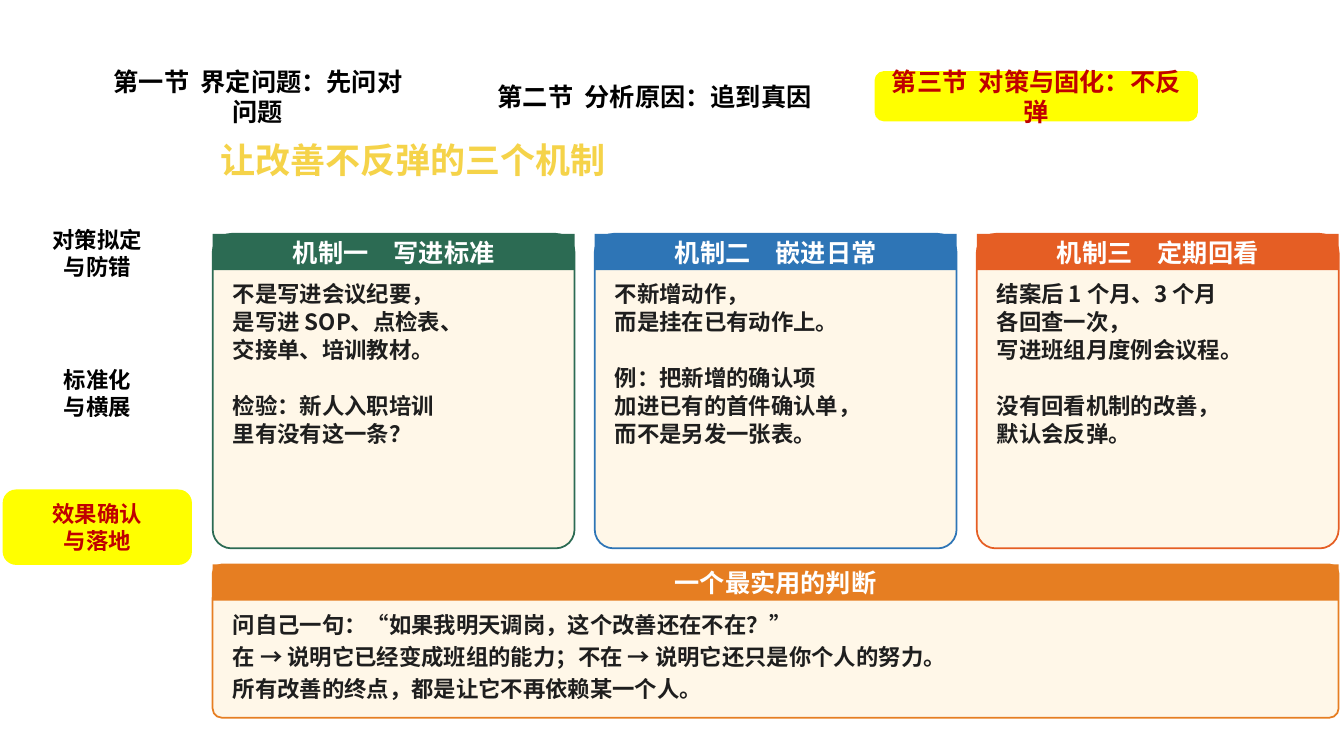
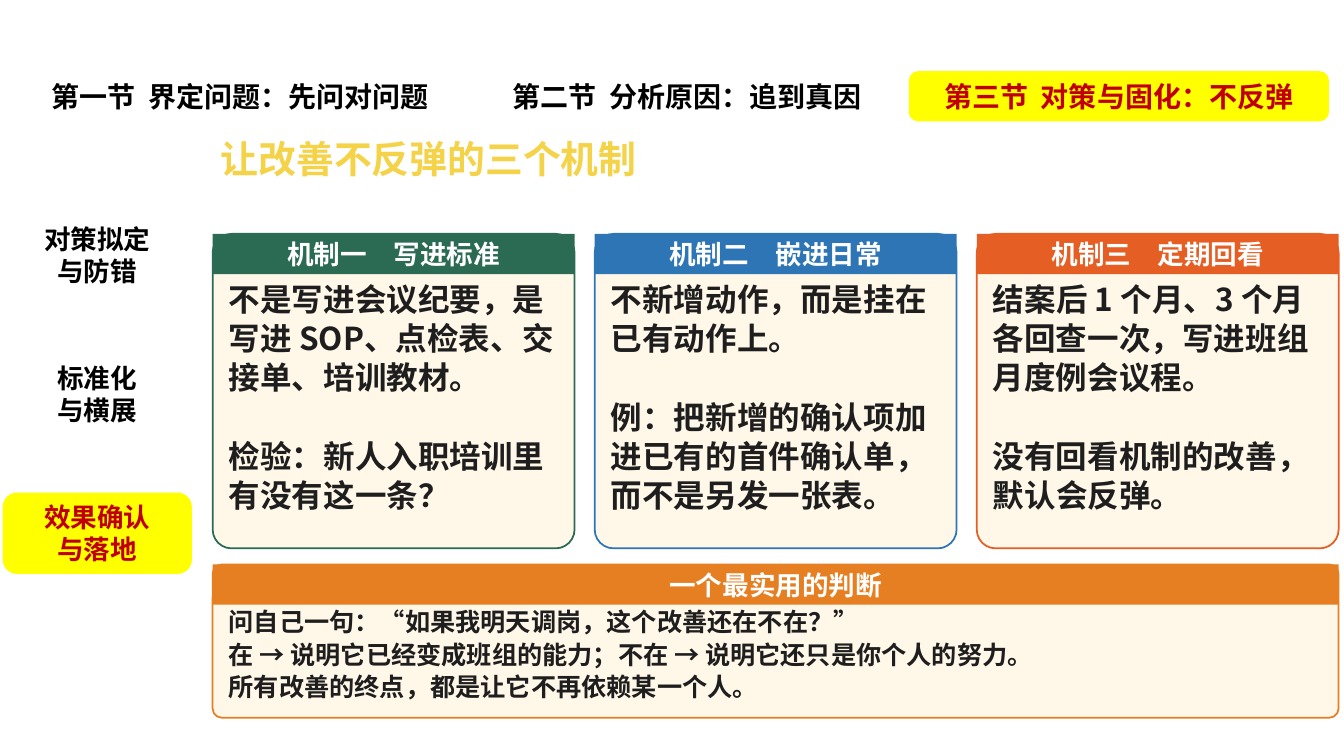
Before and after one commit to caixinyu2017-star/xixi, a slide deck: slide 43 of 管理技能课-问题分析与解决.pptx. Drawn at 1344x756 pixels with LibreOffice and Linux fonts; fonts in the diff are those of the drawing; background and template pictures are left out. Boxes give left, top, right and bottom in pixels: in the first picture for what was removed or moved away, otherwise in the second. Text is boxed around its words. In the diff, an @@ line names an element or a change of style, - is before the commit and + after.

```diff
--- a/管理技能课-问题分析与解决.pptx
+++ b/管理技能课-问题分析与解决.pptx
@@ text "问题分析与解决" moved from (x1=30, y1=0, x2=1311, y2=68) to (x1=10, y1=0, x2=1334, y2=68) @@
@@ text "问题分析与解决" at (x1=10, y1=0, x2=1334, y2=68): size 26 to 28 pt; alignment left to centre @@
@@ rounded rectangle "第一节 界定问题：先问对问题" resized from (x1=92, y1=73, x2=424, y2=120) to (x1=16, y1=73, x2=465, y2=120) @@
@@ rounded rectangle "第二节 分析原因：追到真因" resized from (x1=465, y1=73, x2=845, y2=120) to (x1=479, y1=73, x2=896, y2=120) @@
@@ size 18 to 20 pt in 3 elements at (x1=479, y1=73, x2=896, y2=120), (x1=16, y1=73, x2=465, y2=120), (x1=910, y1=73, x2=1328, y2=120) @@
@@ rounded rectangle "第三节 对策与固化：不反弹" resized from (x1=876, y1=73, x2=1197, y2=120) to (x1=910, y1=73, x2=1328, y2=120) @@
@@ text "让改善不反弹的三个机制" at (x1=221, y1=141, x2=637, y2=177): size 25 to 27 pt @@
@@ rounded rectangle "对策拟定" resized from (x1=4, y1=217, x2=191, y2=289) to (x1=4, y1=216, x2=191, y2=294) @@
@@ rectangle "机制一 写进标准" resized from (x1=213, y1=234, x2=575, y2=270) to (x1=213, y1=234, x2=575, y2=274) @@
@@ rectangle "机制二 嵌进日常" resized from (x1=595, y1=234, x2=957, y2=270) to (x1=595, y1=234, x2=957, y2=274) @@
@@ size 18 to 19 pt in 4 elements at (x1=213, y1=565, x2=1339, y2=605), (x1=213, y1=234, x2=575, y2=274), (x1=595, y1=234, x2=957, y2=274), (x1=977, y1=234, x2=1339, y2=274) @@
@@ rectangle "机制三 定期回看" resized from (x1=977, y1=234, x2=1339, y2=270) to (x1=977, y1=234, x2=1339, y2=274) @@
@@ text at (x1=229, y1=284, x2=553, y2=510): text changed; size 16 to 22.5 pt @@
-不是写进会议纪要，
-是写进 SOP、点检表、
-交接单、培训教材。
-检验：新人入职培训
-里有没有这一条？
+不是写进会议纪要，是写进 SOP、点检表、交接单、培训教材。
+检验：新人入职培训里有没有这一条？
@@ text at (x1=611, y1=284, x2=927, y2=510): text changed; size 16 to 22.5 pt @@
-不新增动作，
-而是挂在已有动作上。
-例：把新增的确认项
-加进已有的首件确认单，
-而不是另发一张表。
+不新增动作，而是挂在已有动作上。
+例：把新增的确认项加进已有的首件确认单，而不是另发一张表。
@@ text at (x1=993, y1=284, x2=1309, y2=510): text changed; size 16 to 22.5 pt @@
-结案后 1 个月、3 个月
-各回查一次，
-写进班组月度例会议程。
-没有回看机制的改善，
-默认会反弹。
+结案后 1 个月、3 个月各回查一次，写进班组月度例会议程。
+没有回看机制的改善，默认会反弹。
@@ rounded rectangle "标准化" resized from (x1=4, y1=357, x2=191, y2=430) to (x1=4, y1=355, x2=191, y2=434) @@
@@ size 16 to 19 pt in 3 elements at (x1=4, y1=355, x2=191, y2=434), (x1=4, y1=216, x2=191, y2=294), (x1=4, y1=494, x2=191, y2=573) @@
@@ rounded rectangle "效果确认" resized from (x1=4, y1=491, x2=191, y2=564) to (x1=4, y1=494, x2=191, y2=573) @@
@@ rectangle "一个最实用的判断" resized from (x1=213, y1=565, x2=1339, y2=601) to (x1=213, y1=565, x2=1339, y2=605) @@
@@ text "问自己一句：“如果我明天调岗，这个改善还在不在？”" at (x1=229, y1=609, x2=1033, y2=700): size 16 to 18 pt; line spacing 1.04 to 0.94 @@
```
Also in this commit, not shown: 59 other slides changed, 28 other files.
